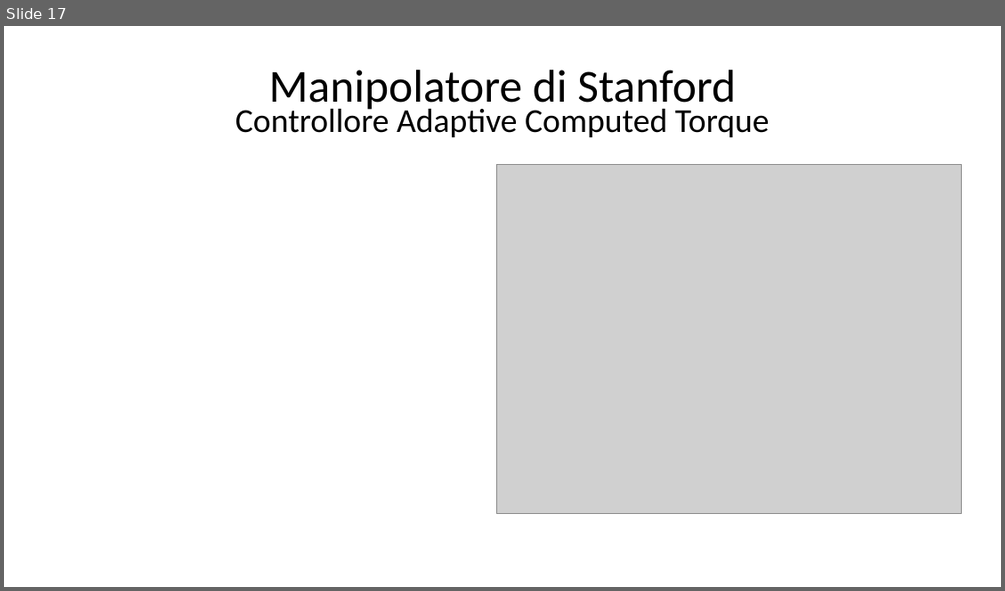
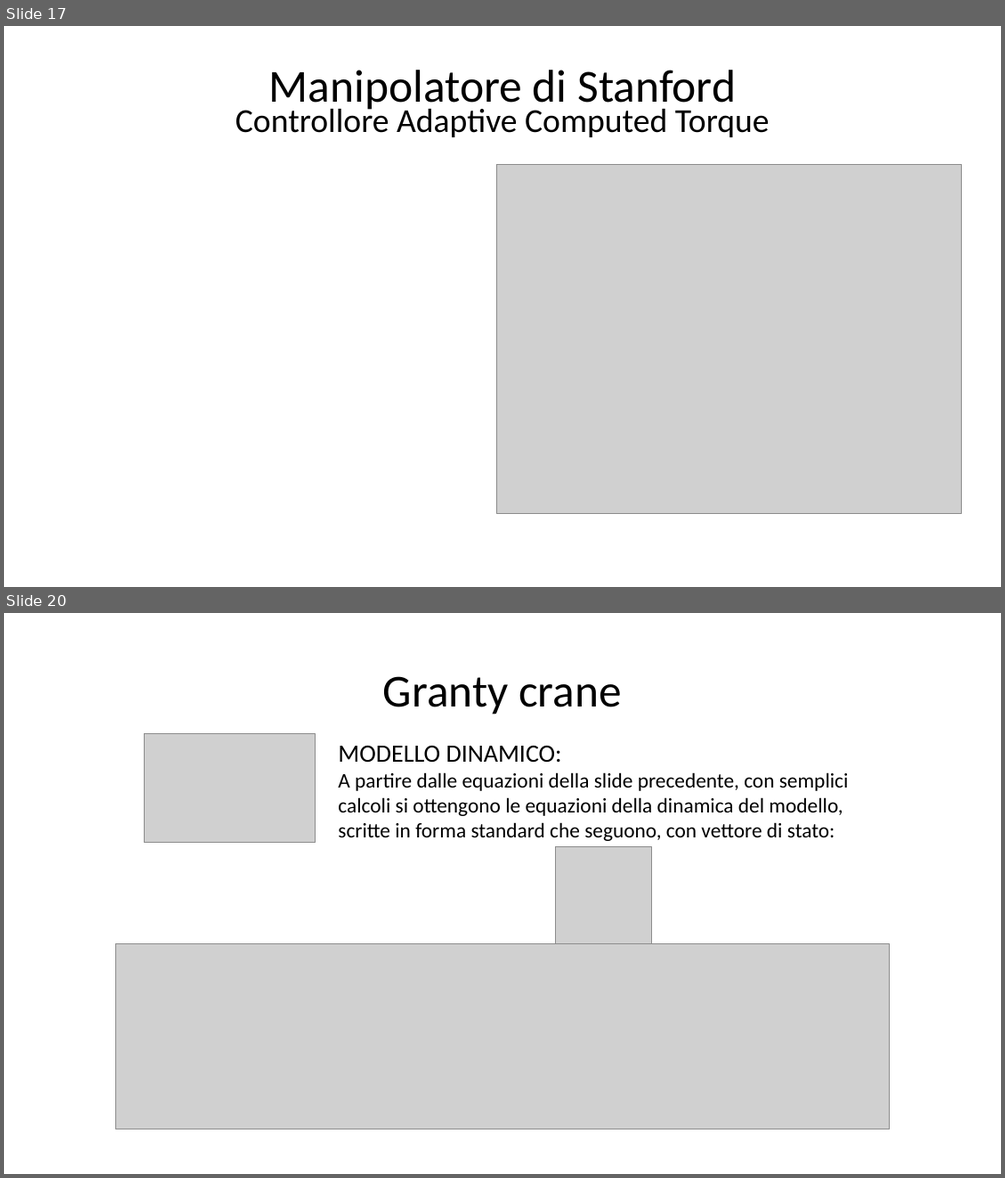
Before and after one commit to giga487/BicchiGas, a slide deck: Relazione/Presentazione.pptx. Shown one above the other, each under a label of ours: slide 17 before the commit, slides 17 and 20 after it; the slides between them are not shown. The pictures are 1005x591 and 1005x1178 pixels, drawn with LibreOffice and Linux fonts; fonts in the diff are those of the drawing; grey boxes stand for pictures. Boxes give left, top, right and bottom in pixels: in the first picture for what was removed or moved away, otherwise in the second. Text is boxed around its words. In the diff, an @@ line names an element or a change of style, - is before the commit and + after.

```diff
--- a/Relazione/Presentazione.pptx
+++ b/Relazione/Presentazione.pptx
@@ slide 20 added at <box>4,613,1001,1174</box>, background #FFFFFF @@
@@ text added at <box>383,676,622,714</box>, 44 pt, text #000000 @@
+Granty crane
@@ picture added at <box>144,733,316,843</box> @@
@@ text added at <box>338,746,849,841</box>, 20 pt, text #000000 @@
+MODELLO DINAMICO:
+A partire dalle equazioni della slide precedente, con semplici calcoli si ottengono le equazioni della dinamica del modello, scritte in forma standard che seguono, con vettore di stato:
@@ picture added at <box>556,847,652,943</box> @@
@@ picture added at <box>115,943,890,1129</box> @@
```
Also in this commit, not shown: 3 slides changed, 8 other slides added, 19 other files.
